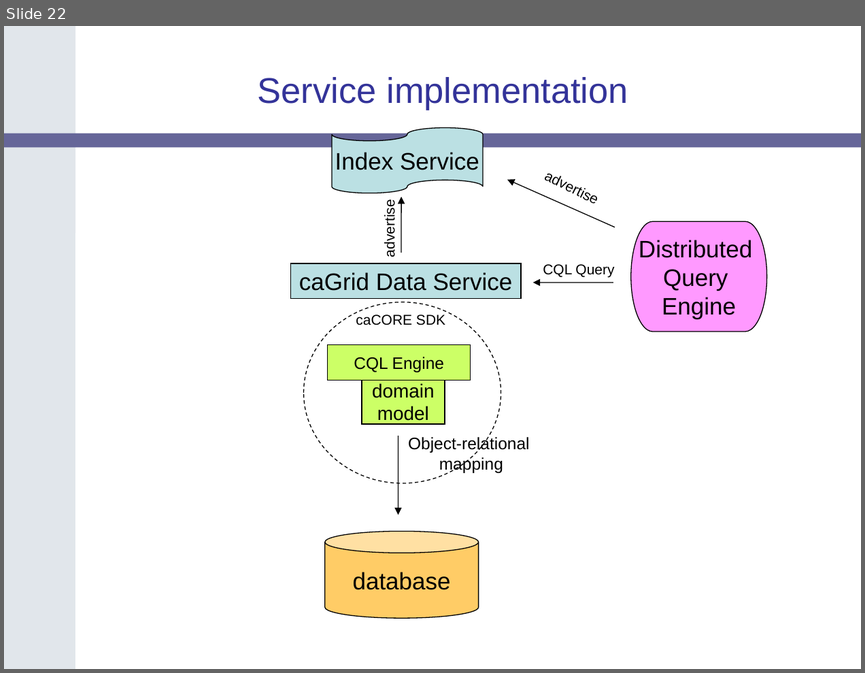
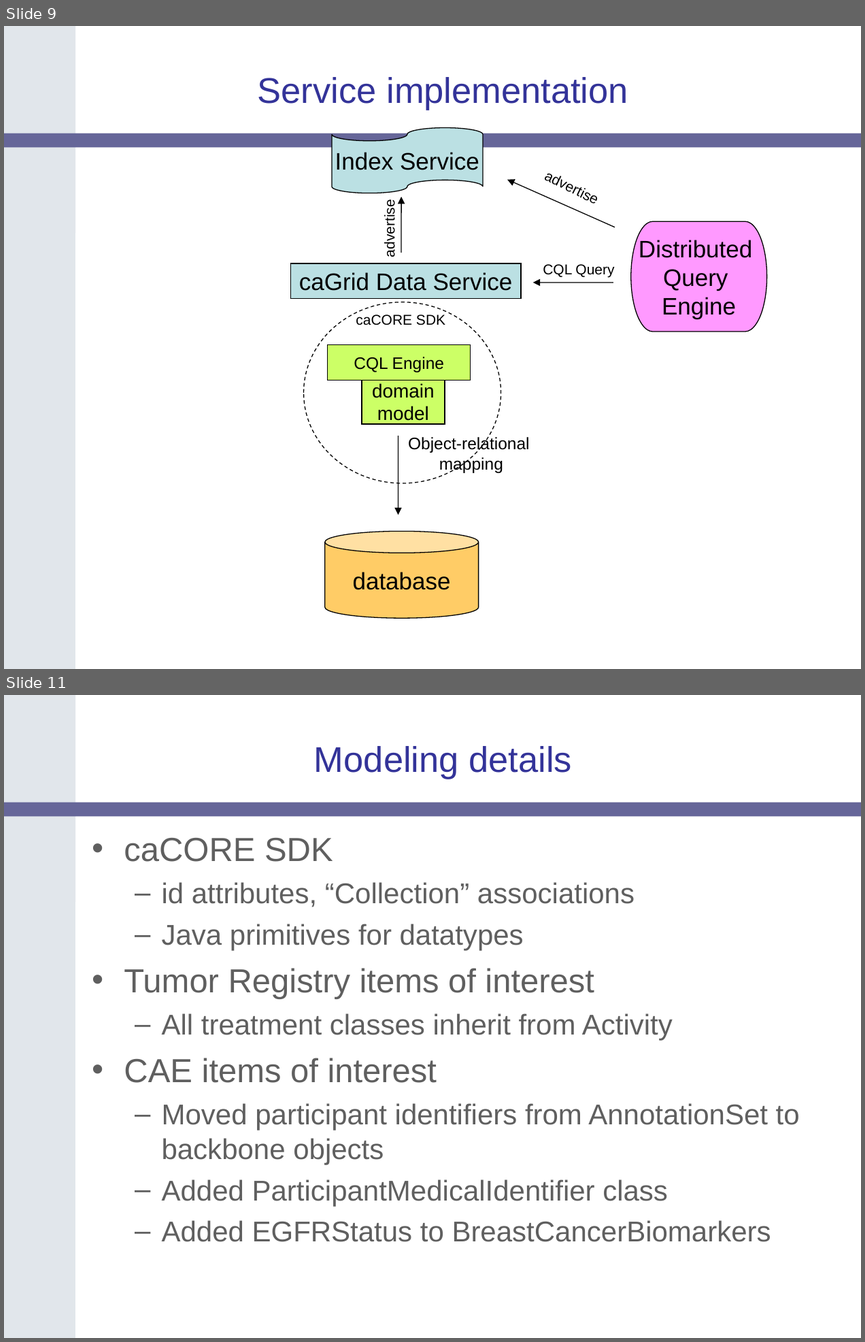
Before and after one commit to NCIP/catrip, a slide deck: catrip/documentation/presentations/silver_review_2006_12_08/catrip_silver_review.ppt. Shown one above the other, each under a label of ours: slide 22 before the commit, slides 9 and 11 after it; the slides between them are not shown. The pictures are 865x673 and 865x1342 pixels, drawn with LibreOffice and Linux fonts; fonts in the diff are those of the drawing; background and template pictures are left out. Boxes give left, top, right and bottom in pixels: in the first picture for what was removed or moved away, otherwise in the second. Text is boxed around its words. In the diff, an @@ line names an element or a change of style, - is before the commit and + after.

```diff
--- a/catrip/documentation/presentations/silver_review_2006_12_08/catrip_silver_review.ppt
+++ b/catrip/documentation/presentations/silver_review_2006_12_08/catrip_silver_review.ppt
@@ slide 11 added at bbox=[4, 695, 861, 1338], background #FFFFFF; not listed: 2 template elements that a slide beside it also shows @@
@@ title added at bbox=[314, 746, 572, 779], 30 pt, text #333399 @@
+Modeling details
@@ text added at bbox=[124, 838, 800, 1242], 24 pt, text #5F5F5F @@
+• caCORE SDK
+  – id attributes, “Collection” associations
+  – Java primitives for datatypes
+• Tumor Registry items of interest
+  – All treatment classes inherit from Activity
+• CAE items of interest
+  – Moved participant identifiers from AnnotationSet to backbone objects
+  – Added ParticipantMedicalIdentifier class
+  – Added EGFRStatus to BreastCancerBiomarkers
@@ what was slide 22 is now slide 9 @@
```
Also in this commit, not shown: 6 slides changed, 20 other slides added, 16 slides removed.
